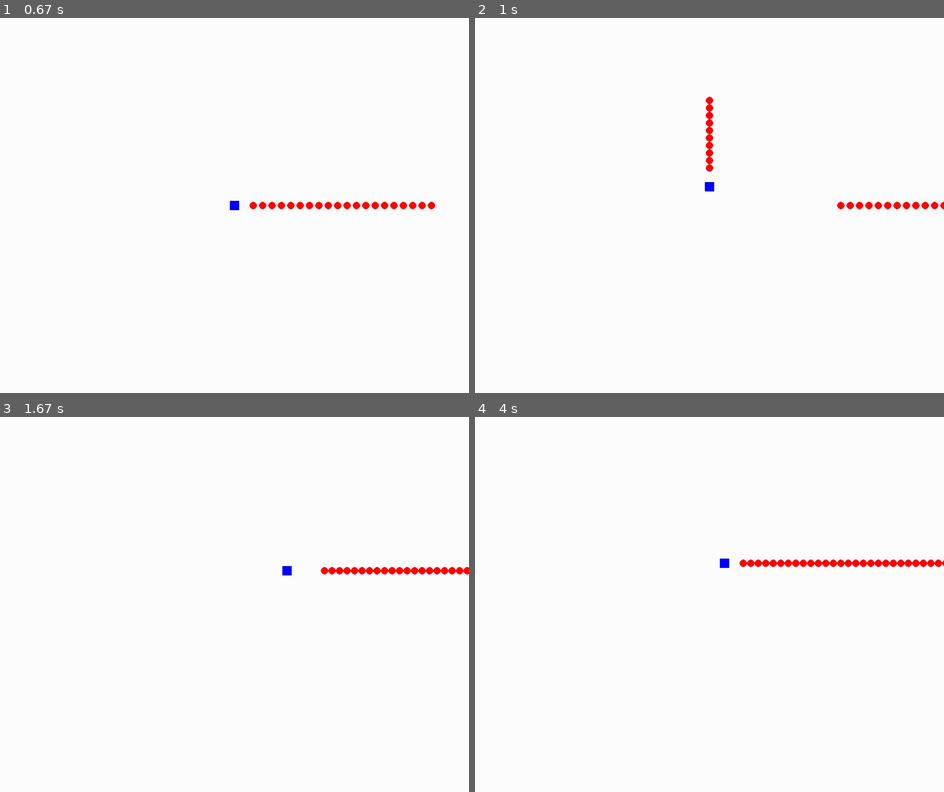
Above: before the commit, frames 1-4 (two rows, left to right).
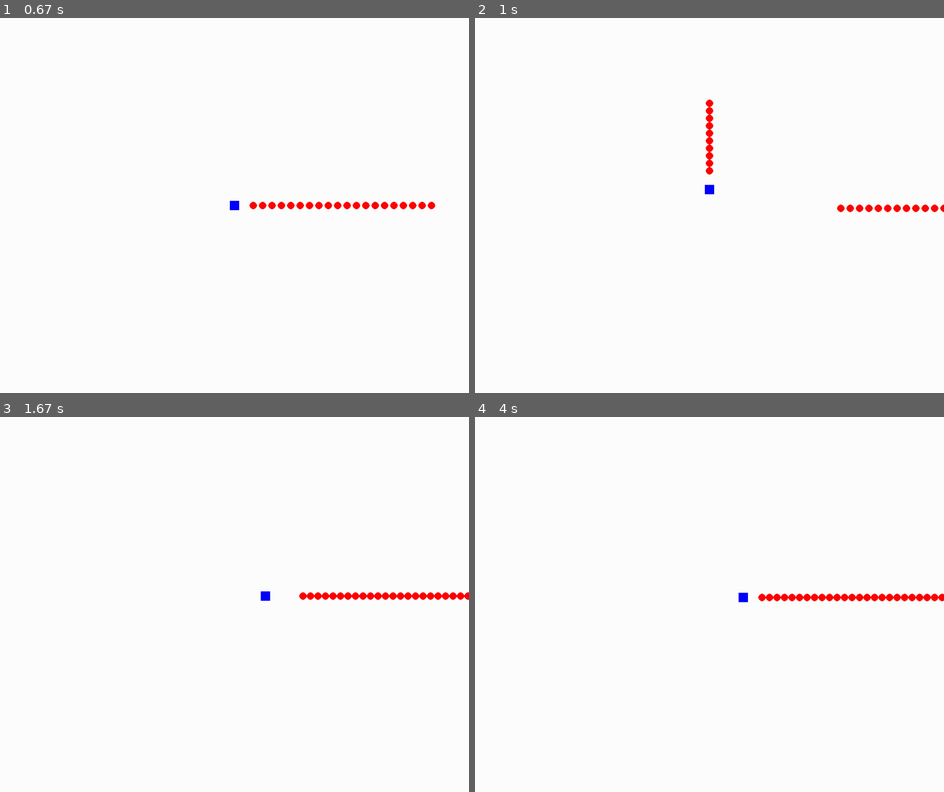
Above: after the commit, the same moments.

Repository: Leovalcante/pygame-exercises
Game: pygame game, started from shoot/game.py
Same seed, same stepped clock (60 frames per second), same inputs: the game is played once before the commit and once after it.
Inputs:
- Up to frame 1 (0.67 s): hold Right from 0.33 s (still down)
- Up to frame 2 (1 s): release Right at 0.8 s; hold Up from 0.83 s (still down); hold W from 0.83 s (still down)
- Up to frame 3 (1.67 s): release Up at 1.13 s; release W at 1.13 s; hold Right 1.17-1.63 s; hold D 1.17-1.63 s
- Up to frame 4 (4 s): hold Left 1.67-2.2 s; hold A 1.67-2.2 s; hold Down 2.23-2.53 s; hold S 2.23-2.53 s; hold Left 2.57-2.97 s; hold A 2.57-2.97 s; hold Up 3-3.37 s; hold W 3-3.37 s; hold Right from 3.4 s (still down); hold D from 3.4 s (still down)

Frame 1 is identical in both runs. In frame 2, 0.6% of the frame differs, in the area x 49-100%, y 20-52%; in frame 3, 1.2%; in frame 4, 1.5%, in the area x 52-100%, y 37-50%.

Commit message:
add render scroll

Diff:
--- a/shoot/game.py
+++ b/shoot/game.py
@@ -22,6 +22,8 @@
             pygame.Color("blue"),
         )
         self.movement = pygame.Vector2()
+
+        self.render_scroll = pygame.Vector2()
 
     @staticmethod
     def __quit():
@@ -77,7 +79,13 @@
         self.player.update(self.movement)
 
     def handle_render(self, surf):
-        self.player.render(surf)
+        self.render_scroll += (
+            self.player.get_rect().center
+            - pygame.Vector2(self.display.get_size()) / 2
+            - self.render_scroll
+        ) / 30
+
+        self.player.render(surf, self.render_scroll)
 
     def run(self):
         while True:
--- a/shoot/player.py
+++ b/shoot/player.py
@@ -36,10 +36,16 @@
             if not alive:
                 self.shoots.remove(shoot)
 
-    def render(self, surf: pygame.Surface):
-        pygame.draw.rect(surf, self.color, self.get_rect())
+    def render(self, surf: pygame.Surface, offset=None):
+        if offset is None:
+            offset = pygame.Vector2()
+
+        player_rect = self.get_rect()
+        player_rect.x -= offset.x
+        player_rect.y -= offset.y
+        pygame.draw.rect(surf, self.color, player_rect)
         for shoot in self.shoots.copy():
-            shoot.render(surf)
+            shoot.render(surf, offset)
 
 
 class Shoot:
@@ -52,13 +58,15 @@
     def update(self):
         self.pos += self.velocity * self.size
         self.time = max(self.time - 1, 0)
-        print(self.time)
         return self.time
 
-    def render(self, surf):
+    def render(self, surf, offset=None):
+        if offset is None:
+            offset = pygame.Vector2()
+
         pygame.draw.circle(
             surf,
             "red",
-            self.pos,
+            self.pos - offset,
             8,
         )
